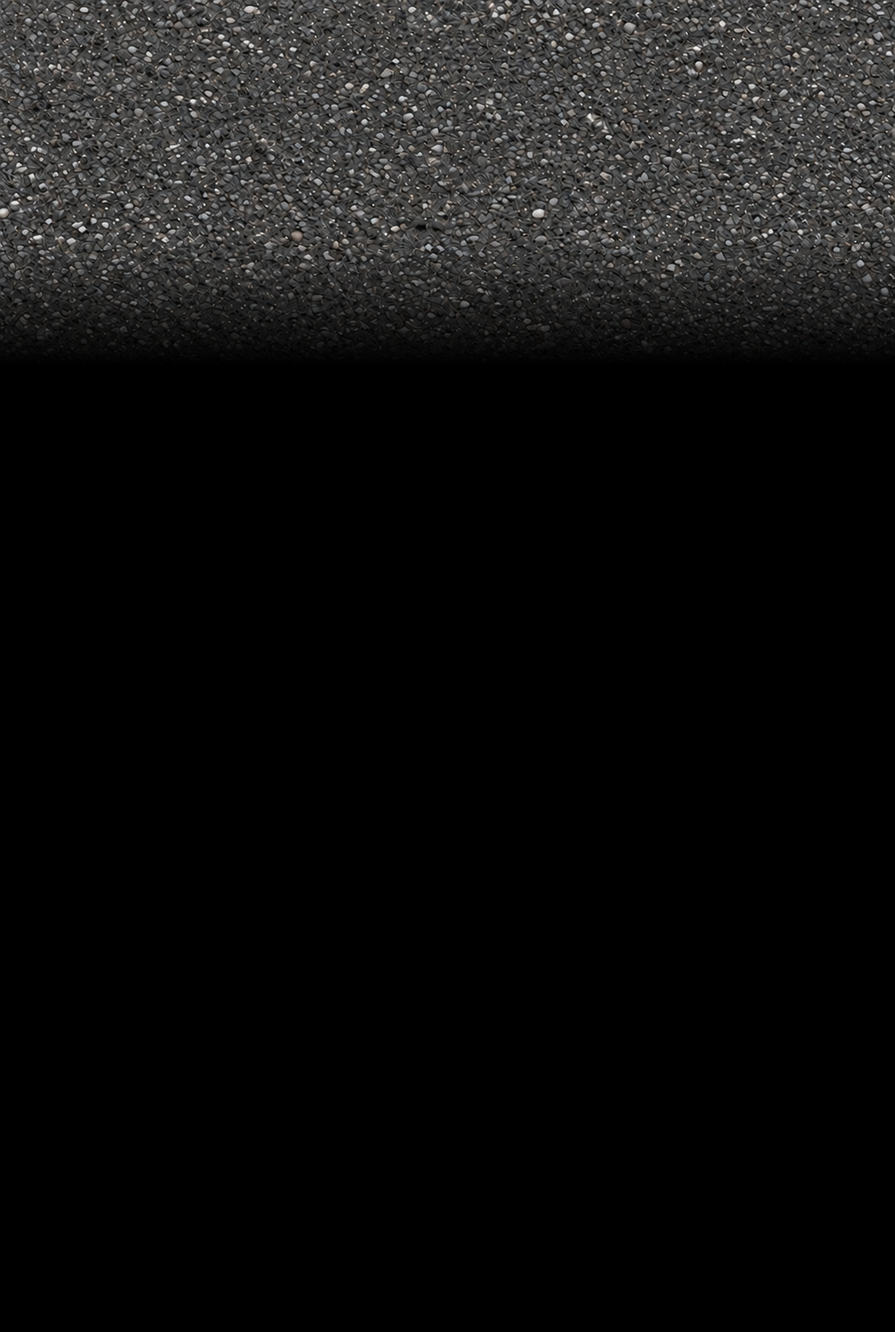
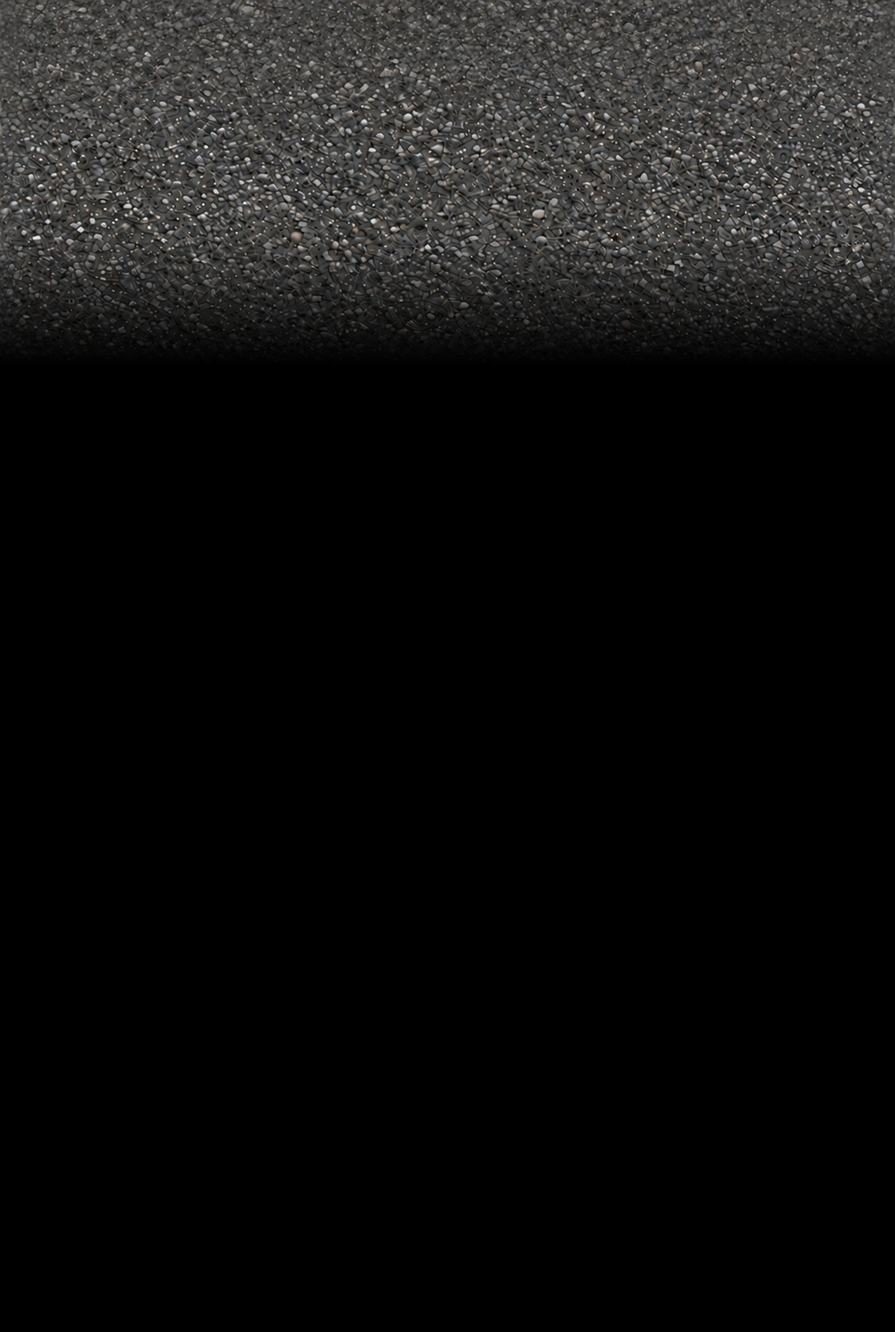
Layers edited between the first and the second (895, 1332) image:
renamed "unlit_dark_red_sandstone.png copy" to "Texture", moved it above "Pasted Layer" over <box>0,240,895,364</box>
renamed "Layer" to "Pasted Layer", showed it, painted on it over <box>0,0,895,364</box>
renamed "asphalt.png copy" to "Asphalt", painted on it over <box>0,0,895,364</box>
renamed "Pasted Layer" to "Dim Asphalt", painted on it over <box>0,0,895,364</box>
